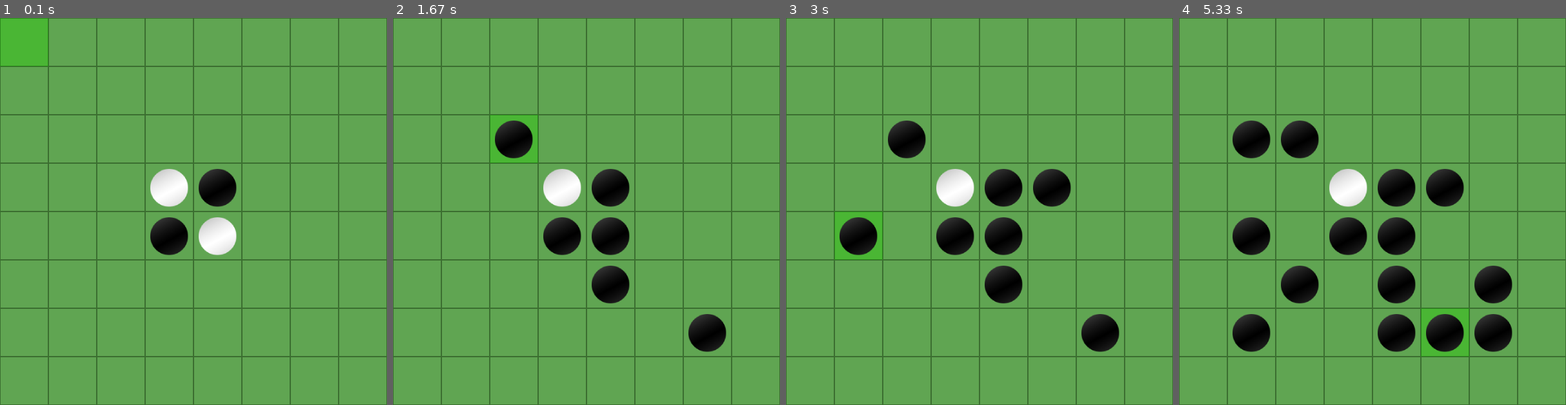
Above: before the commit, frames 1-4 (left to right).
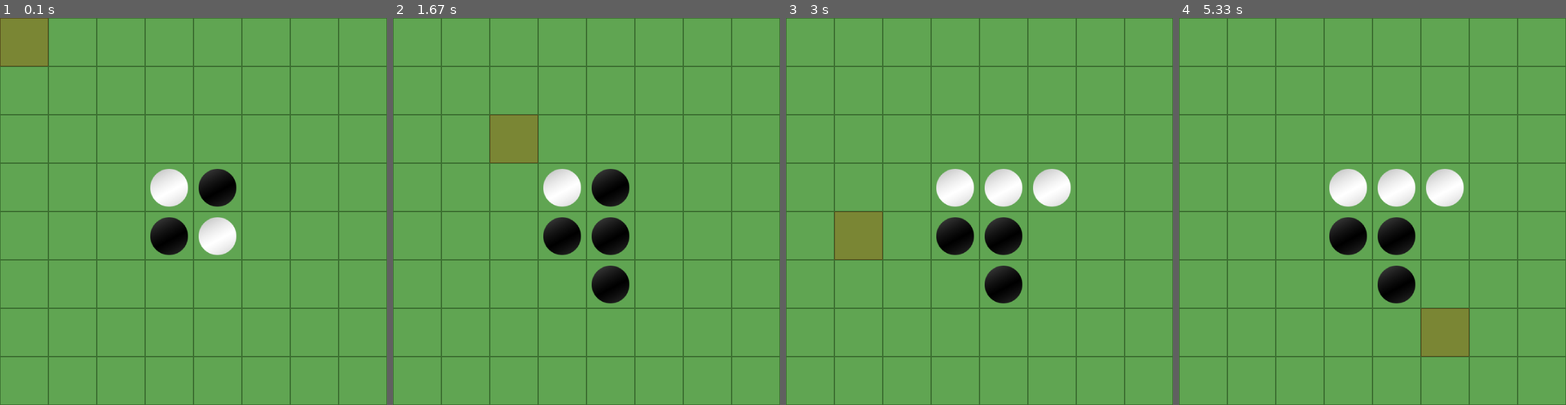
Above: after the commit, the same moments.

Repository: RaghavGohil/reversi-pygame
Game: pygame game, started from main.py
Same seed, same stepped clock (60 frames per second), same inputs: the game is played once before the commit and once after it.
Inputs (mouse positions are in pixels of both pictures, inside the frame that each line leads up to):
- Up to frame 1 (0.1 s): no input
- Up to frame 2 (1.67 s): click (586, 211) at 0.38 s; click (625, 296) at 0.72 s; click (725, 346) at 1.05 s; click (493, 134) at 1.38 s
- Up to frame 3 (3 s): click (979, 257) at 1.72 s; click (1056, 180) at 2.05 s; click (1114, 312) at 2.38 s; click (855, 250) at 2.72 s
- Up to frame 4 (5.33 s): click (1260, 137) at 3.05 s; click (1279, 281) at 3.38 s; click (1511, 300) at 3.72 s; click (1256, 354) at 4.05 s; click (1252, 234) at 4.38 s; click (1395, 319) at 4.72 s; click (1442, 339) at 5.05 s

The runs differ from the first frame. In frame 1, 1.6% of the frame differs, in the area x 0-13%, y 0-13%; in frame 2, 2.3%; in frame 3, 4.6%; in frame 4, 9.3%, in the area x 13-87%, y 26-88%.

Commit message:
completed player gameplay.. now to add winning and losing screen..

Diff:
--- a/cursor.py
+++ b/cursor.py
@@ -1,59 +1,57 @@
 import pygame
+from pygame import mixer
 import config
+from move import Move
 
 class Cursor:
 
     def __init__(self,window):
+        mixer.init()
+        mixer.music.load('./assets/audio/coin.wav')
         self.window = window
         self.pos = (0,0)
         self.cursor_green_image = pygame.image.load('./assets/images/reversi_cursor_green.png')
         self.cursor_red_image = pygame.image.load('./assets/images/reversi_cursor_red.png')
 
-        self.my_chance = config.black_plays_first #my chance = black
-        self.is_current_move_legal = False
+        self.move = Move()
+        self.is_valid = False
+        self.sequences = []
 
-    def __render(self,mouse_pos)->None:
+    def __render(self,mouse_pos,pieces)->None:
         self.pos = (int(mouse_pos[0]/75)*75,(int(mouse_pos[1]/75)*75))
+        self.is_valid, self.sequences =  self.move.check_current_move_validity(int(self.pos[0]/75),int(self.pos[1]/75),pieces)
 
-        if self.is_current_move_legal:
+        if self.is_valid:
             self.window.blit(self.cursor_green_image,self.pos)
         else:
             self.window.blit(self.cursor_red_image,self.pos)
+        print(self.sequences)
 
-    def __check_legal_move(self,pieces)->bool: #determine if the move you are making is legal or not
-        cursor_x_cell = int(self.pos[0]/75)
-        cursor_y_cell = int(self.pos[1]/75)
-
-        if pieces.pieces[cursor_y_cell][cursor_x_cell] != 0: #if no free space
-            return False,[]
-
-        for y in range(8):
-            for x in range(8):
-                if (x == y or x == cursor_x_cell or y == cursor_y_cell or x+y == 8) and (x != cursor_x_cell and y != cursor_y_cell):
-                    if self.my_chance and pieces.pieces[y][x] == 1:
-                        return True
-                    elif not self.my_chance and pieces.pieces[y][x] == 2:
-                        return True
-        return False,[]
-
+    def __flip_coins(self,pieces):
+        mixer.music.play()
+        for seq in self.sequences:
+            mixer.music.play()
+            if self.move.current_chance_is_black:
+                pieces.pieces[seq[1]][seq[0]] = 1
+            else:
+                pieces.pieces[seq[1]][seq[0]] = 2
 
     def __place_piece(self,events,mouse_pos,pieces)->None:
         x = int(self.pos[0]/75)
         y = int(self.pos[1]/75)
+        if not self.move.can_move(pieces):
+            self.move.current_chance_is_black = not self.move.current_chance_is_black
+            return
         for e in events:
             if e.type == pygame.MOUSEBUTTONDOWN:
-                if not self.is_current_move_legal:
-                    return
-                if self.my_chance:
-                    pieces.pieces[y][x] = 1
-                else:
-                    pieces.pieces[y][x] = 2
+                if self.is_valid:
+                    if self.move.current_chance_is_black:
+                        pieces.pieces[y][x] = 1
+                    else:
+                        pieces.pieces[y][x] = 2
+                    self.__flip_coins(pieces)
+                    self.move.current_chance_is_black = not self.move.current_chance_is_black
 
     def update(self,events,mouse_pos,pieces)->None:
-        if self.__check_legal_move(pieces):
-            self.is_current_move_legal = True
-        else:
-            self.is_current_move_legal = False
-
-        self.__render(mouse_pos)
+        self.__render(mouse_pos,pieces)
         self.__place_piece(events,mouse_pos,pieces)
--- /dev/null
+++ b/move.py
@@ -0,0 +1,39 @@
+import config
+
+class Move:
+
+    def __init__(self):
+        self.current_chance_is_black = config.black_plays_first #my chance = black
+
+    def can_move(self,pieces):
+        for y in range(8):
+            for x in range(8):
+                if self.check_current_move_validity(x,y,pieces):
+                    return True
+        return False
+
+    def check_current_move_validity(self, x, y, pieces):
+        if pieces.pieces[y][x] != 0:
+            return False, []
+
+        flips = []
+        color = 1 if self.current_chance_is_black else 2
+
+        for dr, dc in [(0, 1), (1, 0), (0, -1), (-1, 0), (1, 1), (-1, -1), (1, -1), (-1, 1)]:
+            _x, _y = x,y
+            _x += dr
+            _y += dc
+            if 0<=_x and _x<8 and 0<=_y and _y<8:
+                if pieces.pieces[_y][_x] == 3 - color:
+                    temp_flips = []
+                    while (0 <= _x < 8 and 0 <= _y < 8) and pieces.pieces[_y][_x] == 3 - color:
+                        print('r and c are of opp color', (_x,_y))
+                        temp_flips.append((_x,_y))
+                        _x += dr
+                        _y += dc
+                    if 0 <= _x < 8 and 0 <= _y < 8 and pieces.pieces[_y][_x] == color and len(temp_flips) > 0:
+                        flips.extend(temp_flips)
+            else:
+                continue
+
+        return len(flips) > 0, flips
Not shown, added: assets/audio/coin.wav
